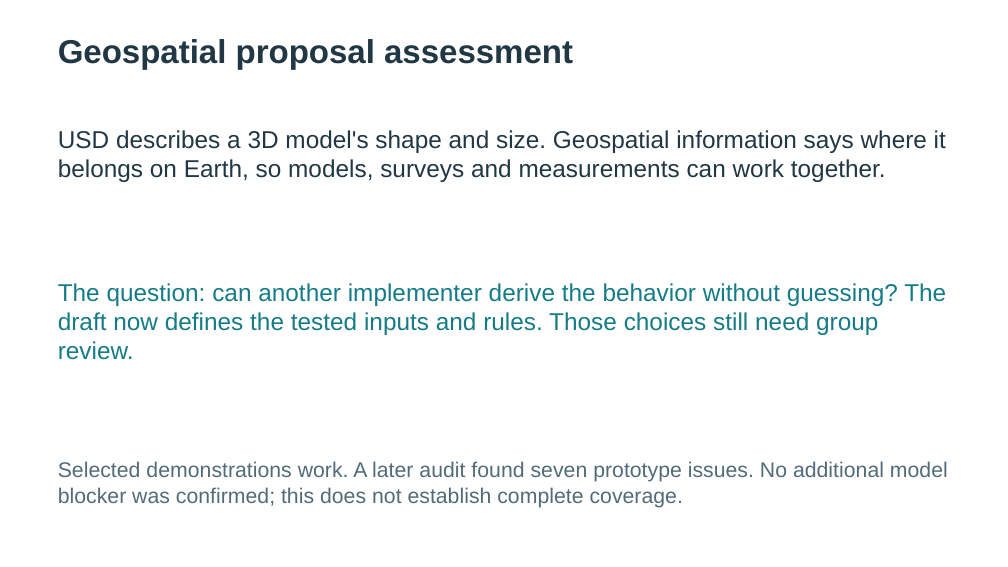
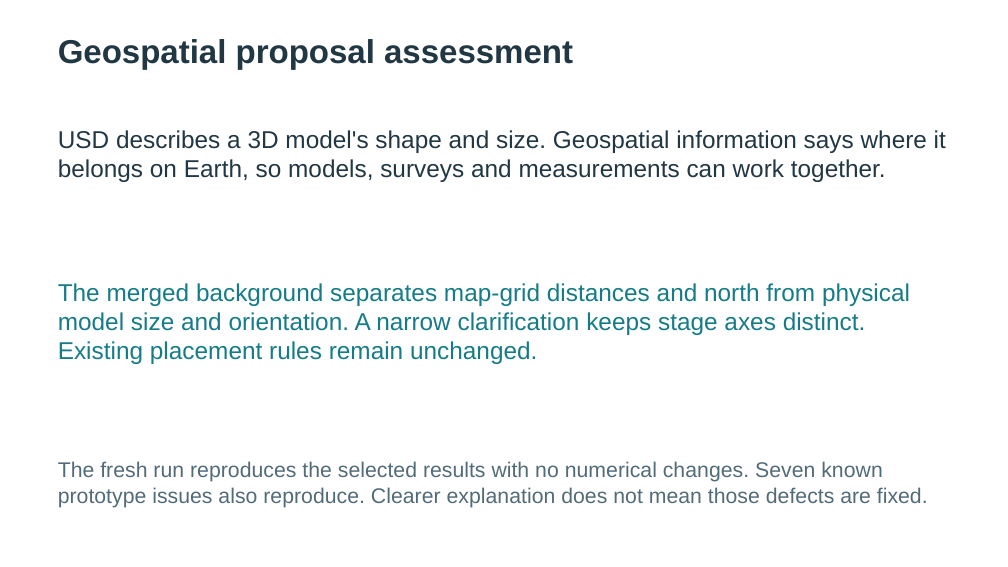
Before and after one commit to asluk/OpenUSD, a slide deck: slide 1 of extras/usd/examples/usdGeospatialBuild/delivery/geospatial-build.pptx. Drawn at 1008x567 pixels with LibreOffice and Linux fonts; fonts in the diff are those of the drawing. Boxes give left, top, right and bottom in pixels: in the first picture for what was removed or moved away, otherwise in the second. Text is boxed around its words. In the diff, an @@ line names an element or a change of style, - is before the commit and + after.

Commit message:
Deliver merged-baseline comparison and repeated audit evidence

```diff
--- a/extras/usd/examples/usdGeospatialBuild/delivery/geospatial-build.pptx
+++ b/extras/usd/examples/usdGeospatialBuild/delivery/geospatial-build.pptx
@@ text in rectangle at box(58, 283, 910, 364): text changed @@
-The question: can another implementer derive the behavior without guessing? The draft now defines the tested inputs and rules. Those choices still need group review.
+The merged background separates map-grid distances and north from physical model size and orientation. A narrow clarification keeps stage axes distinct. Existing placement rules remain unchanged.
@@ text in rectangle at box(58, 461, 928, 508): text changed @@
-Selected demonstrations work. A later audit found seven prototype issues. No additional model blocker was confirmed; this does not establish complete coverage.
+The fresh run reproduces the selected results with no numerical changes. Seven known prototype issues also reproduce. Clearer explanation does not mean those defects are fixed.
```
Also in this commit, not shown: 2 other slides changed, 24 other files.
